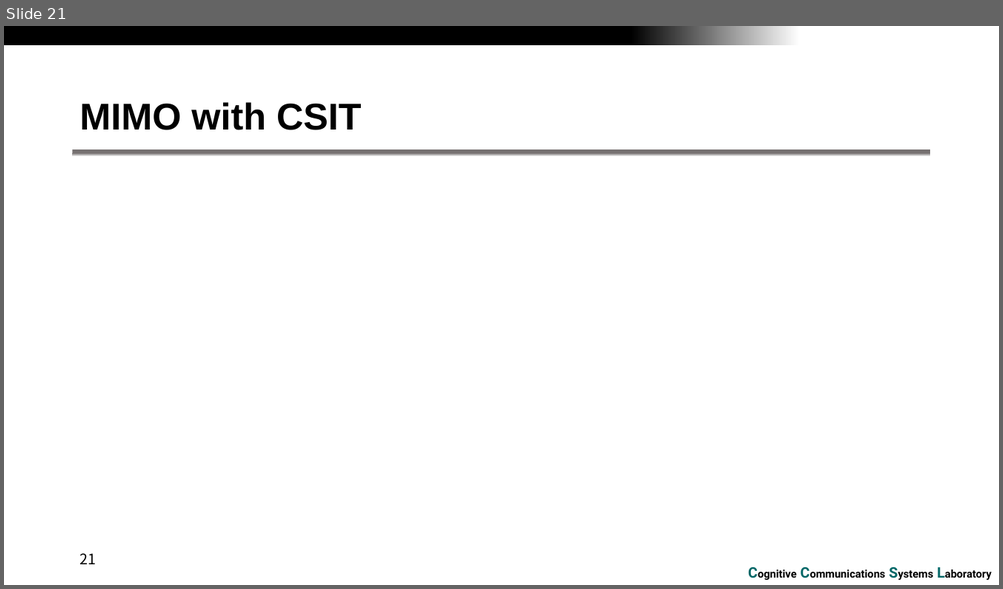
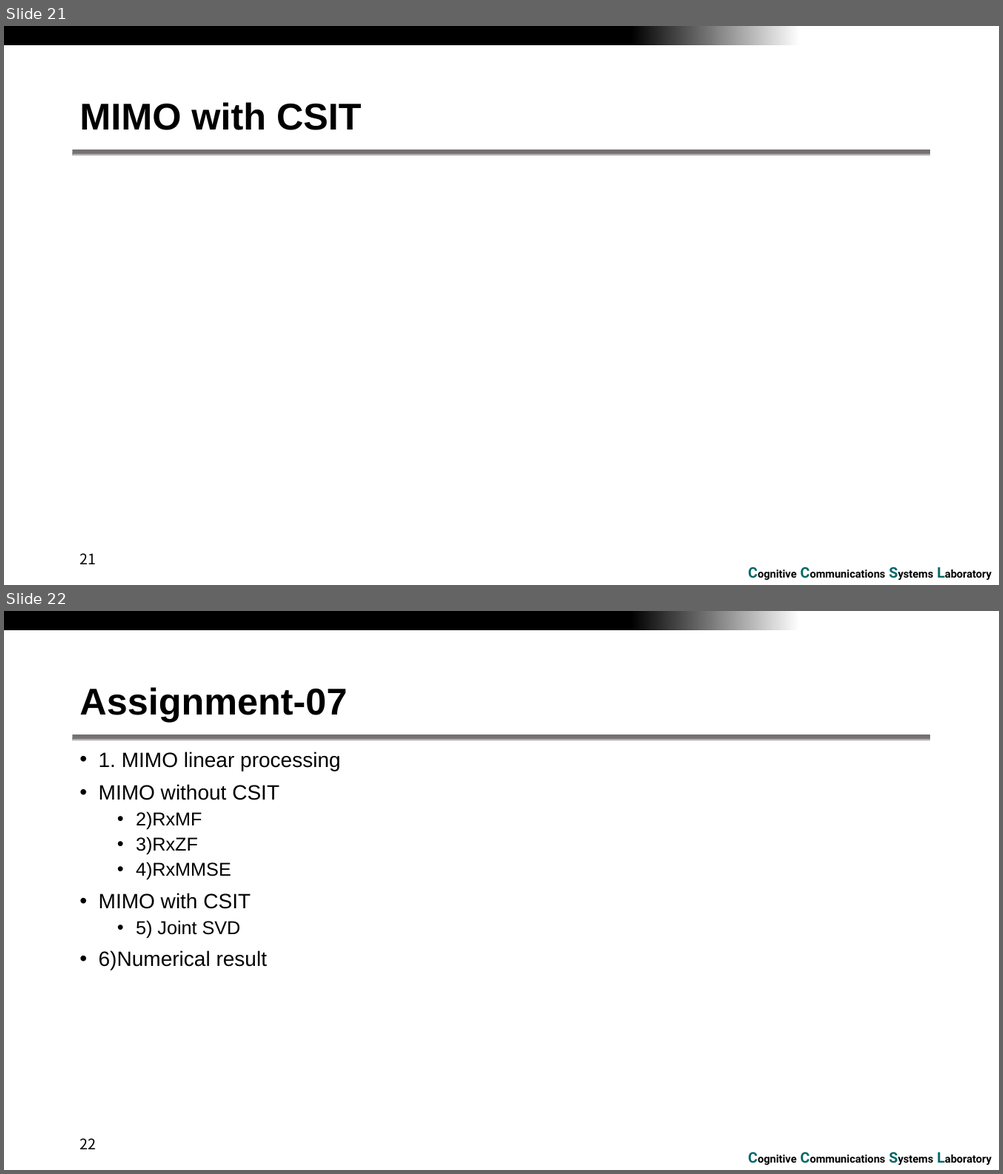
Before and after one commit to RefatHanbat/Presentation-of-SDM, a slide deck: assignment-5.pptx. Shown one above the other, each under a label of ours: slide 21 before the commit, slides 21 and 22 after it. The pictures are 1003x589 and 1003x1174 pixels, drawn with LibreOffice and Linux fonts; fonts in the diff are those of the drawing; grey boxes stand for pictures; background and template pictures are left out. Boxes give left, top, right and bottom in pixels: in the first picture for what was removed or moved away, otherwise in the second. Text is boxed around its words. In the diff, an @@ line names an element or a change of style, - is before the commit and + after.

```diff
--- a/assignment-5.pptx
+++ b/assignment-5.pptx
@@ slide 22 added at (x1=4, y1=611, x2=999, y2=1170), background #FFFFFF; not listed: 3 template elements that a slide beside it also shows @@
@@ title added at (x1=79, y1=687, x2=347, y2=722), 36 pt, text #000000, bold @@
+Assignment-07
@@ text added at (x1=99, y1=752, x2=341, y2=970), 20 pt, text #000000 @@
+• 1. MIMO linear processing
+• MIMO without CSIT
+  • 2)RxMF
+  • 3)RxZF
+  • 4)RxMMSE
+• MIMO with CSIT
+  • 5) Joint SVD
+• 6)Numerical result
@@ page number added at (x1=79, y1=1139, x2=96, y2=1150), 14 pt, text #000000 @@
+22
```
Also in this commit, not shown: 5 other slides added, 3 other files.
